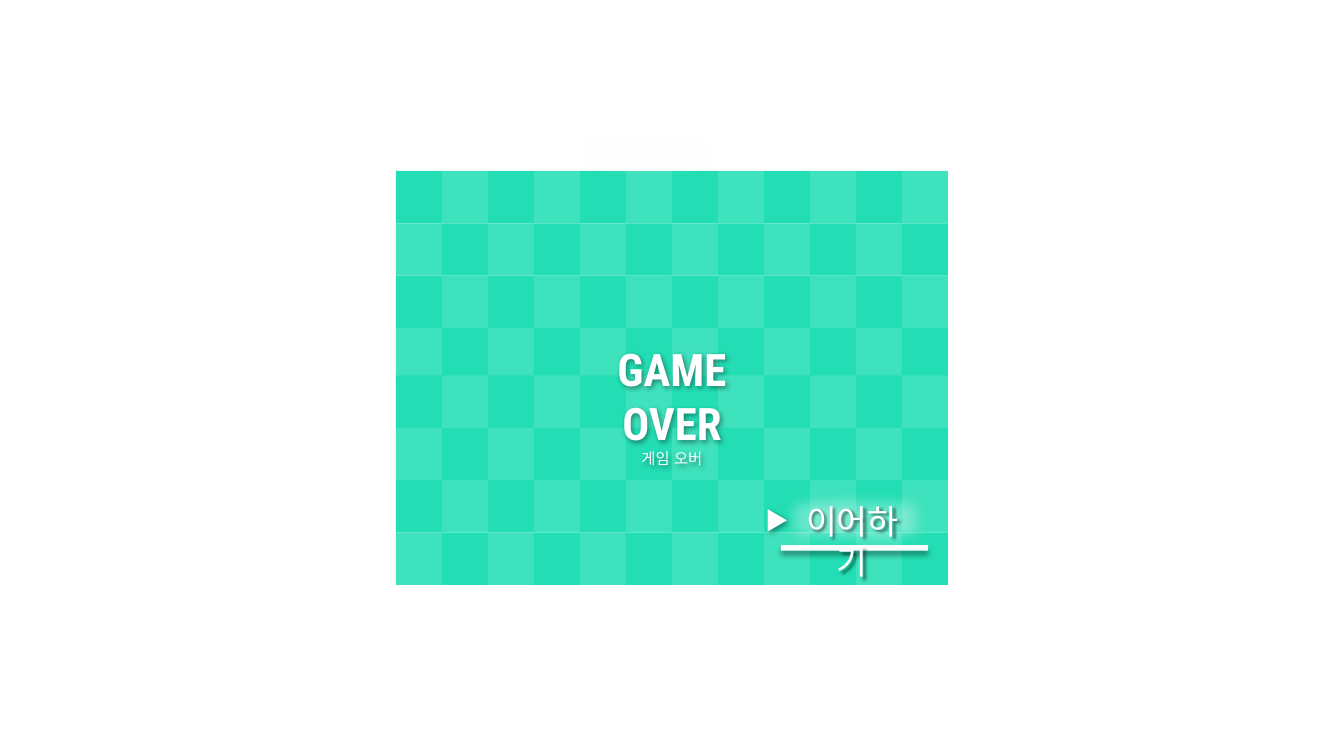
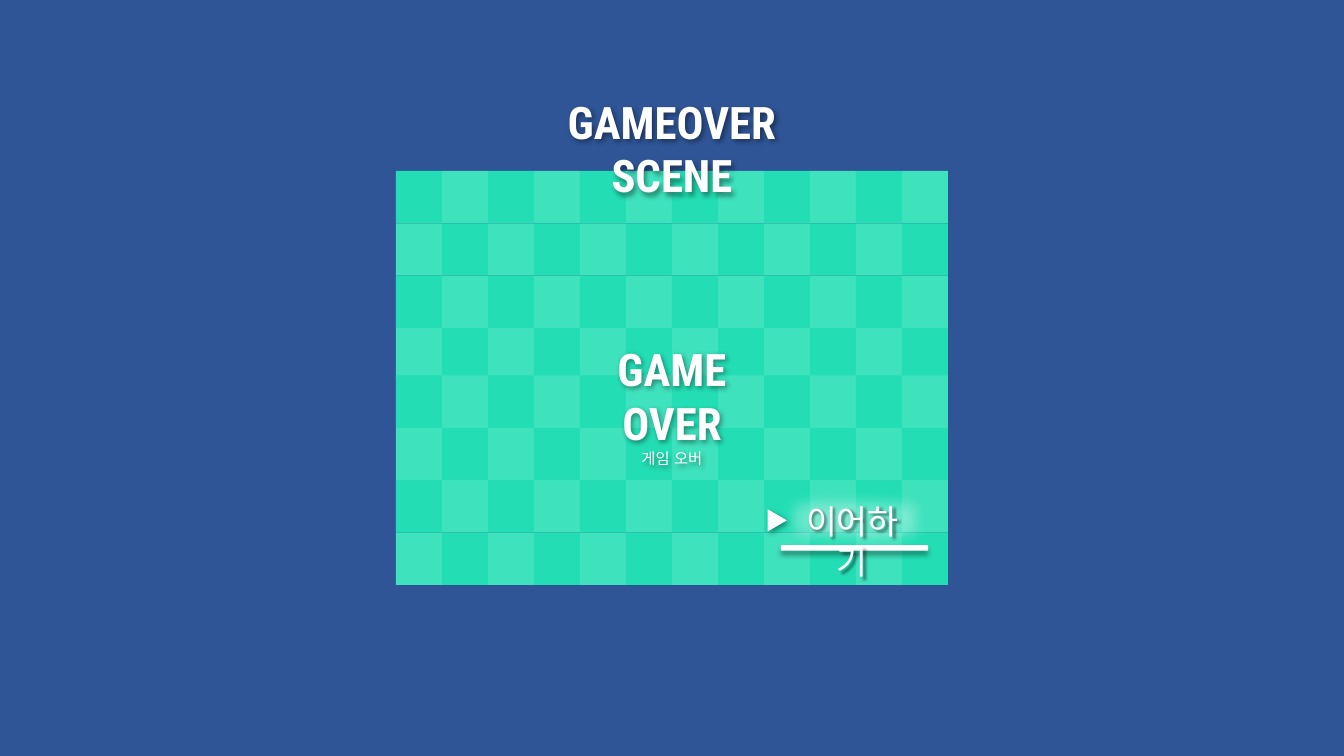
Before and after one commit to mydreamshine/2DGAME-Python, a slide deck: slide 3 of PPT/그래픽 리소스 작업.pptx. Drawn at 1344x756 pixels with LibreOffice and Linux fonts; fonts in the diff are those of the drawing. Boxes give left, top, right and bottom in pixels: in the first picture for what was removed or moved away, otherwise in the second. Text is boxed around its words. In the diff, an @@ line names an element or a change of style, - is before the commit and + after.

```diff
--- a/PPT/그래픽 리소스 작업.pptx
+++ b/PPT/그래픽 리소스 작업.pptx
@@ background #FFFFFF to #2F5597 @@
@@ text added at [568, 106, 776, 196], 32 pt, text #FFFFFF, bold @@
+GAMEOVER SCENE
@@ ellipse removed at [597, 147, 695, 162] @@
@@ ellipse removed at [603, 147, 658, 162] @@
```
Also in this commit, not shown: 2 other slides changed, 3 slides added, 2 slides removed, 17 other files.
